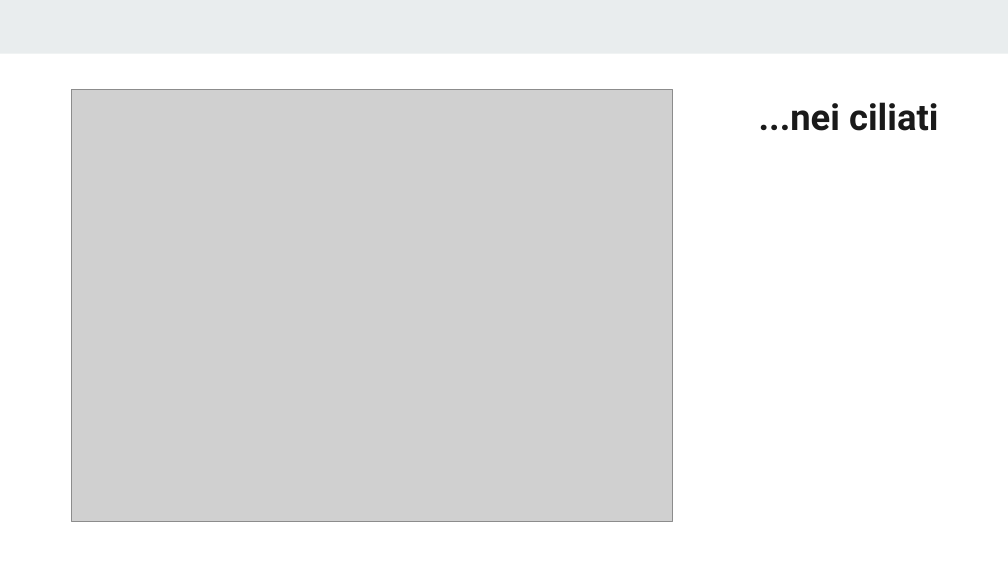
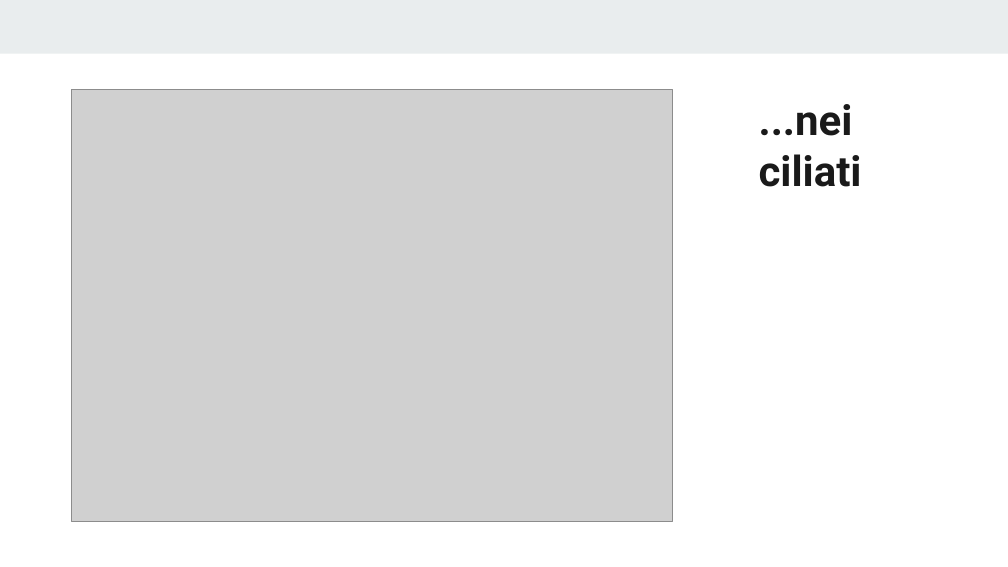
Before and after one commit to avivace/dna-recombination, a slide deck: slide 6 of thesis/slides/slides.pptx. Drawn at 1008x567 pixels with LibreOffice and Linux fonts; fonts in the diff are those of the drawing; grey boxes stand for pictures. Boxes give left, top, right and bottom in pixels: in the first picture for what was removed or moved away, otherwise in the second. Text is boxed around its words. In the diff, an @@ line names an element or a change of style, - is before the commit and + after.

```diff
--- a/thesis/slides/slides.pptx
+++ b/thesis/slides/slides.pptx
@@ title "...nei ciliati" at <box>759,104,862,187</box>: size 26 to 30 pt @@
```
Also in this commit, not shown: 3 other slides changed, 4 slides added, 3 slides removed, 1 other file.
